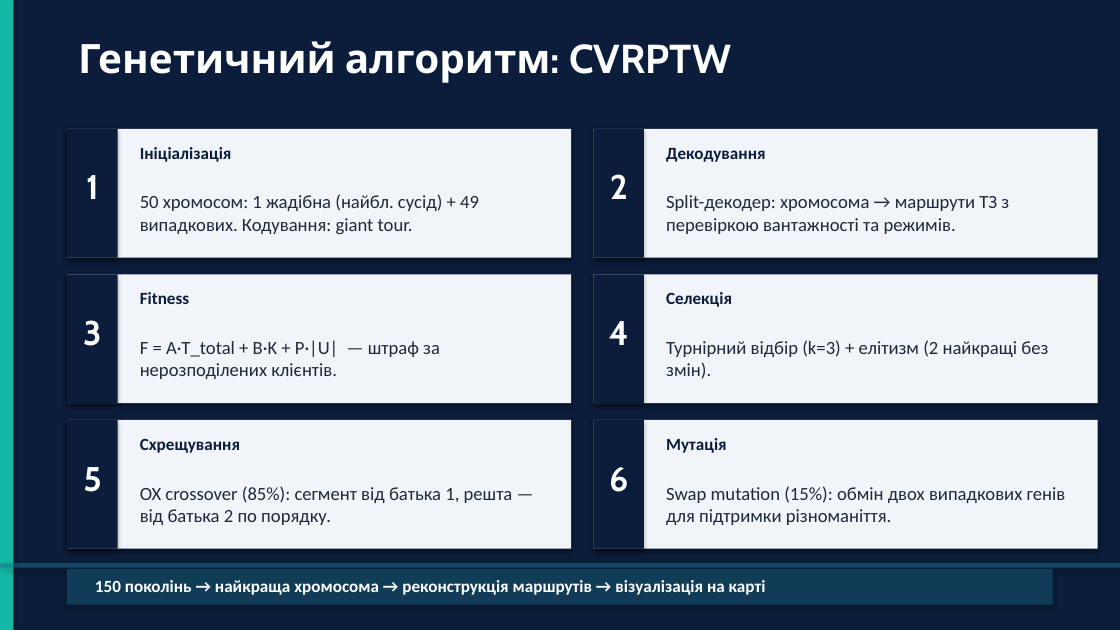
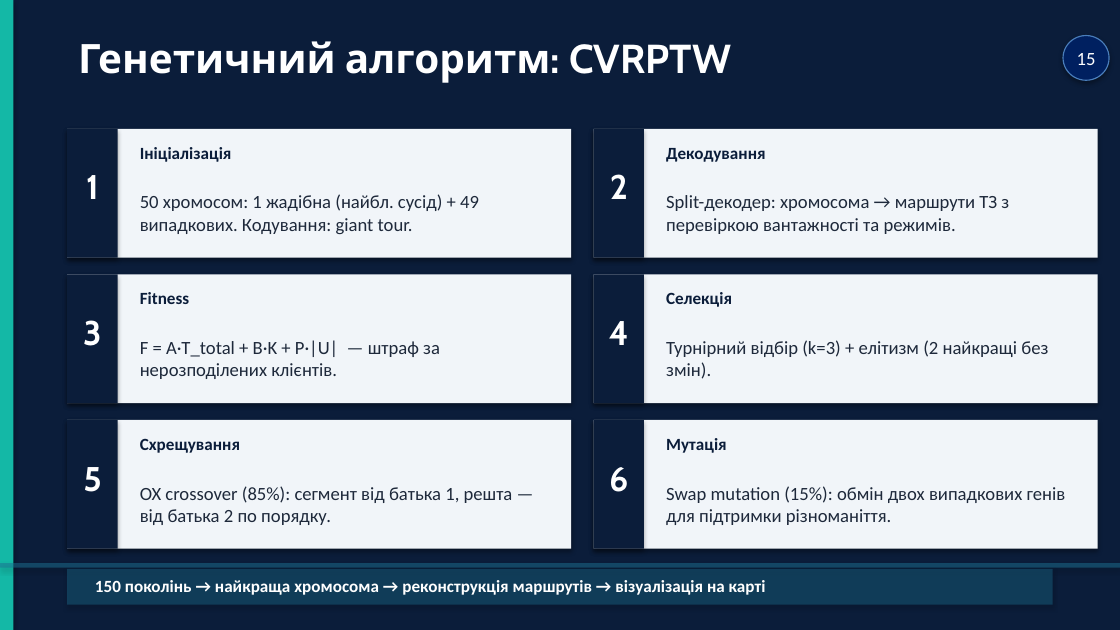
Before and after one commit to timurrte/DeliveryIQ, a slide deck: slide 15 of Звіт/Диплом/Презентація/Презентація_диплом_Ніколаєв.pptx. Drawn at 1120x630 pixels with LibreOffice and Linux fonts; fonts in the diff are those of the drawing. Boxes give left, top, right and bottom in pixels: in the first picture for what was removed or moved away, otherwise in the second. Text is boxed around its words. In the diff, an @@ line names an element or a change of style, - is before the commit and + after.

```diff
--- a/Звіт/Диплом/Презентація/Презентація_диплом_Ніколаєв.pptx
+++ b/Звіт/Диплом/Презентація/Презентація_диплом_Ніколаєв.pptx
@@ ellipse added at box(1063, 36, 1109, 81), fill #002060, outline #4B7EBC 0.75 pt @@
@@ page number added at box(1077, 53, 1096, 65), 12 pt, text #FFFFFF @@
+15
```
Also in this commit, not shown: 24 other slides changed, 27 other files.
